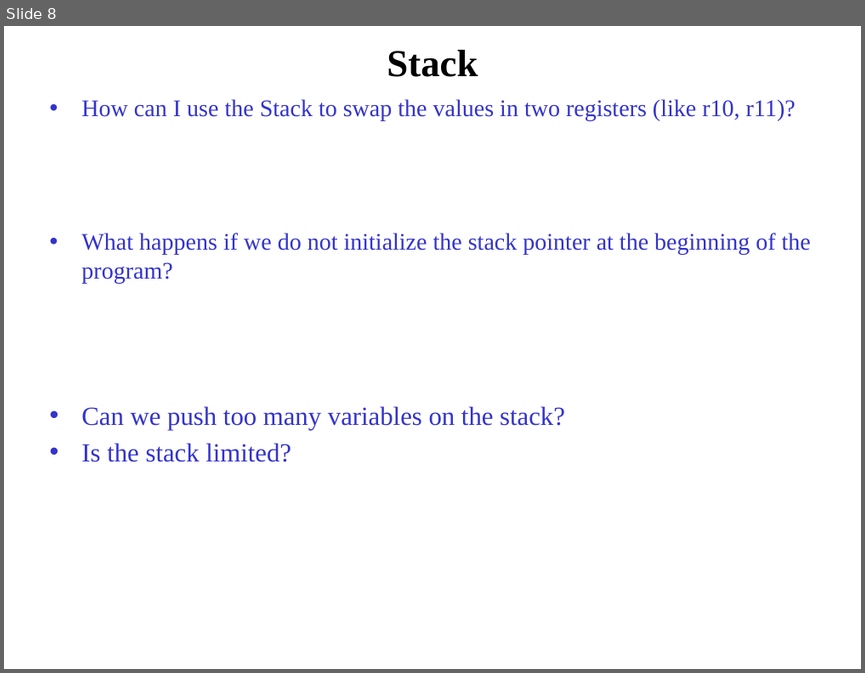
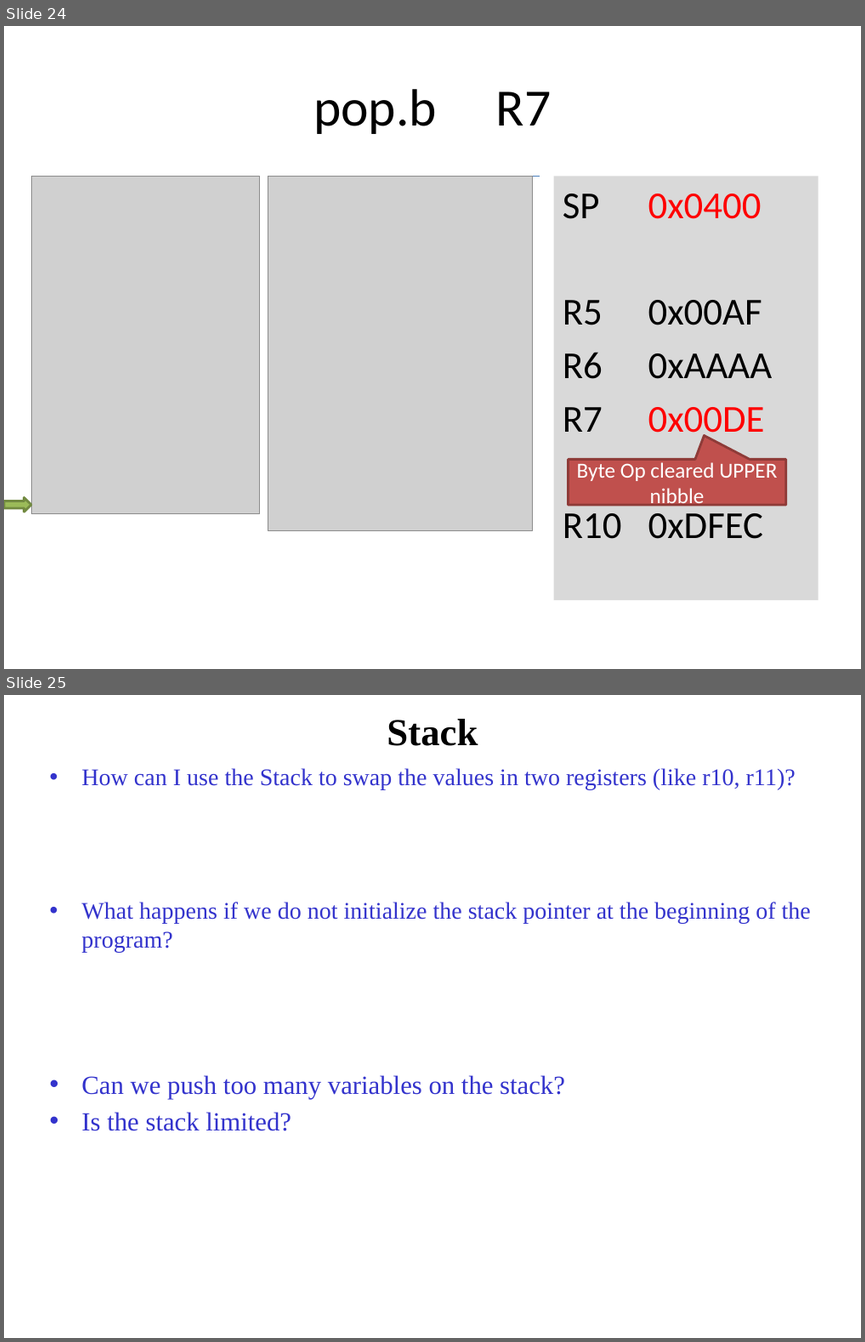
Before and after one commit to pw4rn3r/ECE382, a slide deck: notes/L10/Lsn10.pptx. Shown one above the other, each under a label of ours: slide 8 before the commit, slides 24 and 25 after it. The pictures are 865x673 and 865x1342 pixels, drawn with LibreOffice and Linux fonts; fonts in the diff are those of the drawing; grey boxes stand for pictures. Boxes give left, top, right and bottom in pixels: in the first picture for what was removed or moved away, otherwise in the second. Text is boxed around its words. In the diff, an @@ line names an element or a change of style, - is before the commit and + after.

```diff
--- a/notes/L10/Lsn10.pptx
+++ b/notes/L10/Lsn10.pptx
@@ slide 24 added at [4, 26, 861, 669], background #FFFFFF @@
@@ title added at [313, 89, 551, 134], 44 pt, text #000000 @@
+pop.b R7
@@ picture added at [31, 176, 259, 514] @@
@@ picture added at [268, 176, 532, 531] @@
@@ line added from (276, 176) to (540, 176), #4B7EBC 0.75 pt @@
@@ rectangle added at [554, 176, 818, 600], fill #D9D9D9, 32 pt, text #000000 @@
+SP 0x0400
+R5 0x00AF
+R6 0xAAAA
+R7 0x00DE
+R10 0xDFEC
@@ speech box added at [568, 459, 785, 504], fill #C0504D, outline #8E3B39 2 pt, 18 pt, text #FFFFFF @@
+Byte Op cleared UPPER nibble
@@ right arrow added at [4, 497, 31, 512], fill #9BBB59, outline #738A42 2 pt @@
@@ what was slide 8 is now slide 25 @@
```
Also in this commit, not shown: 5 slides changed, 16 other slides added, 4 other files.
